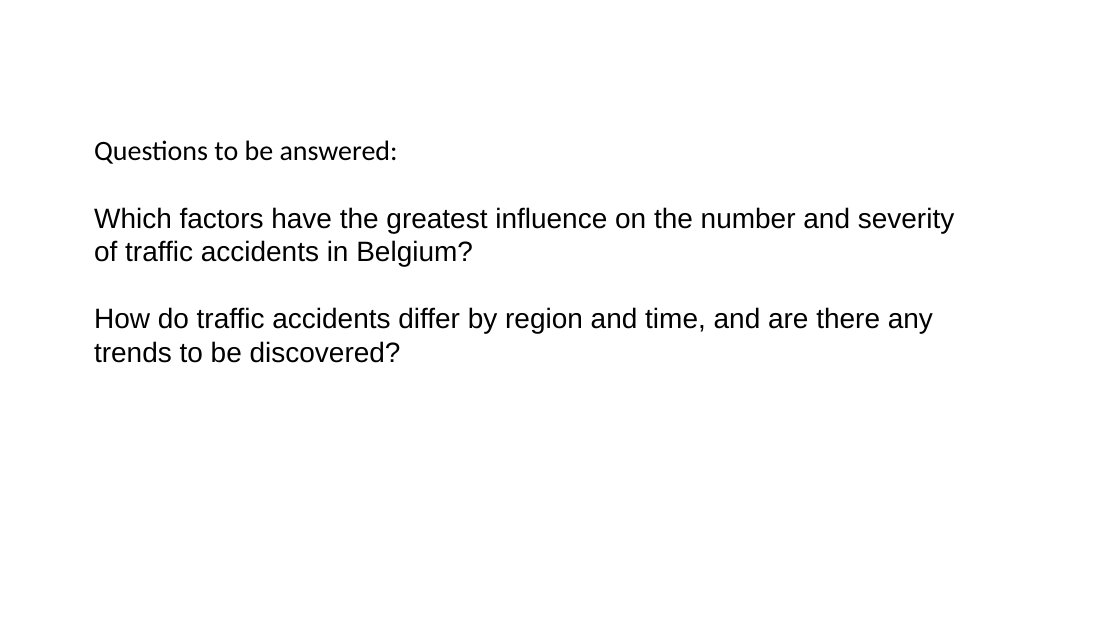
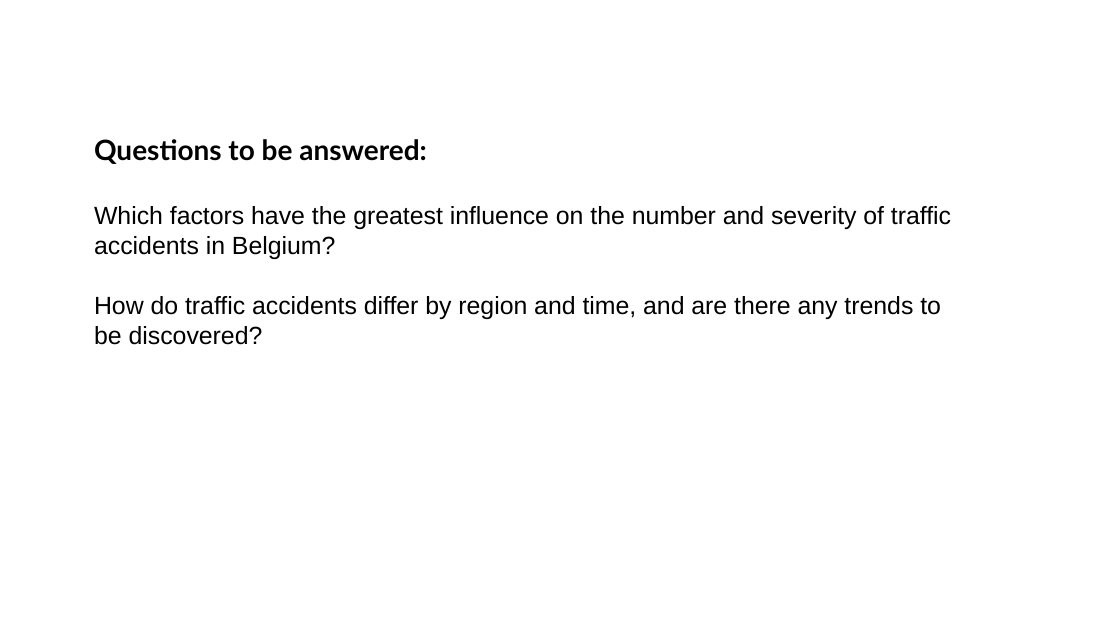
Before and after one commit to bhusalgokarna/Modular_Base_Coding, a slide deck: slide 2 of Traffic_Accident_Analysis_Belgium.pptx. Drawn at 1120x630 pixels with LibreOffice and Linux fonts; fonts in the diff are those of the drawing. Boxes give left, top, right and bottom in pixels: in the first picture for what was removed or moved away, otherwise in the second. Text is boxed around its words. In the diff, an @@ line names an element or a change of style, - is before the commit and + after.

```diff
--- a/Traffic_Accident_Analysis_Belgium.pptx
+++ b/Traffic_Accident_Analysis_Belgium.pptx
@@ text "Questions to be answered:" at bbox=[94, 139, 951, 345]: font Calibri to Lato, bold on in "Questions to be answered:"; size 18 to 16 pt in "Which factors have the greatest influence on ...", "How do traffic accidents differ by region ..." @@
```
Also in this commit, not shown: 16 other slides changed, 6 slides added, 2 slides removed, 6 other files.
